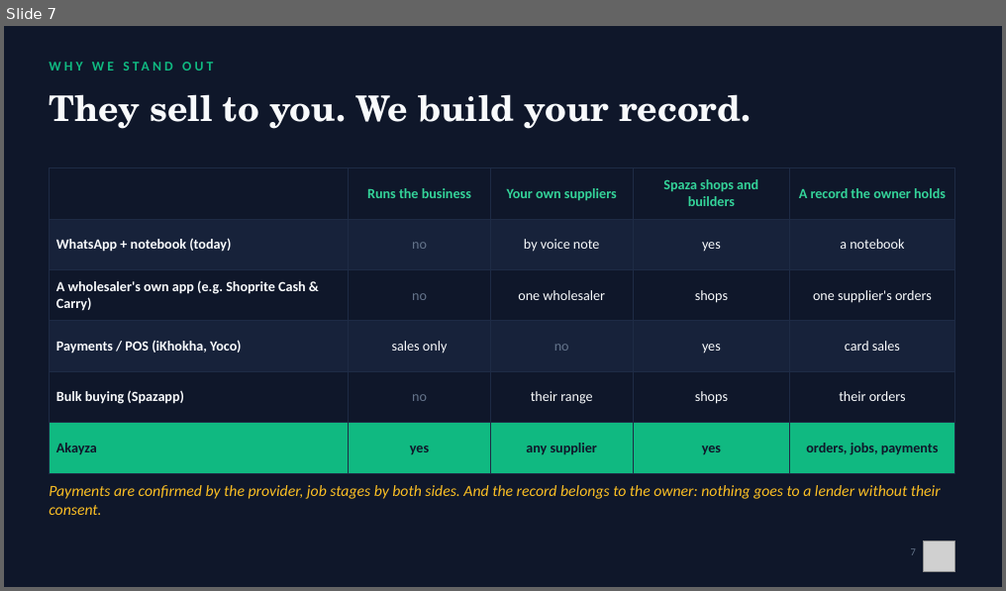
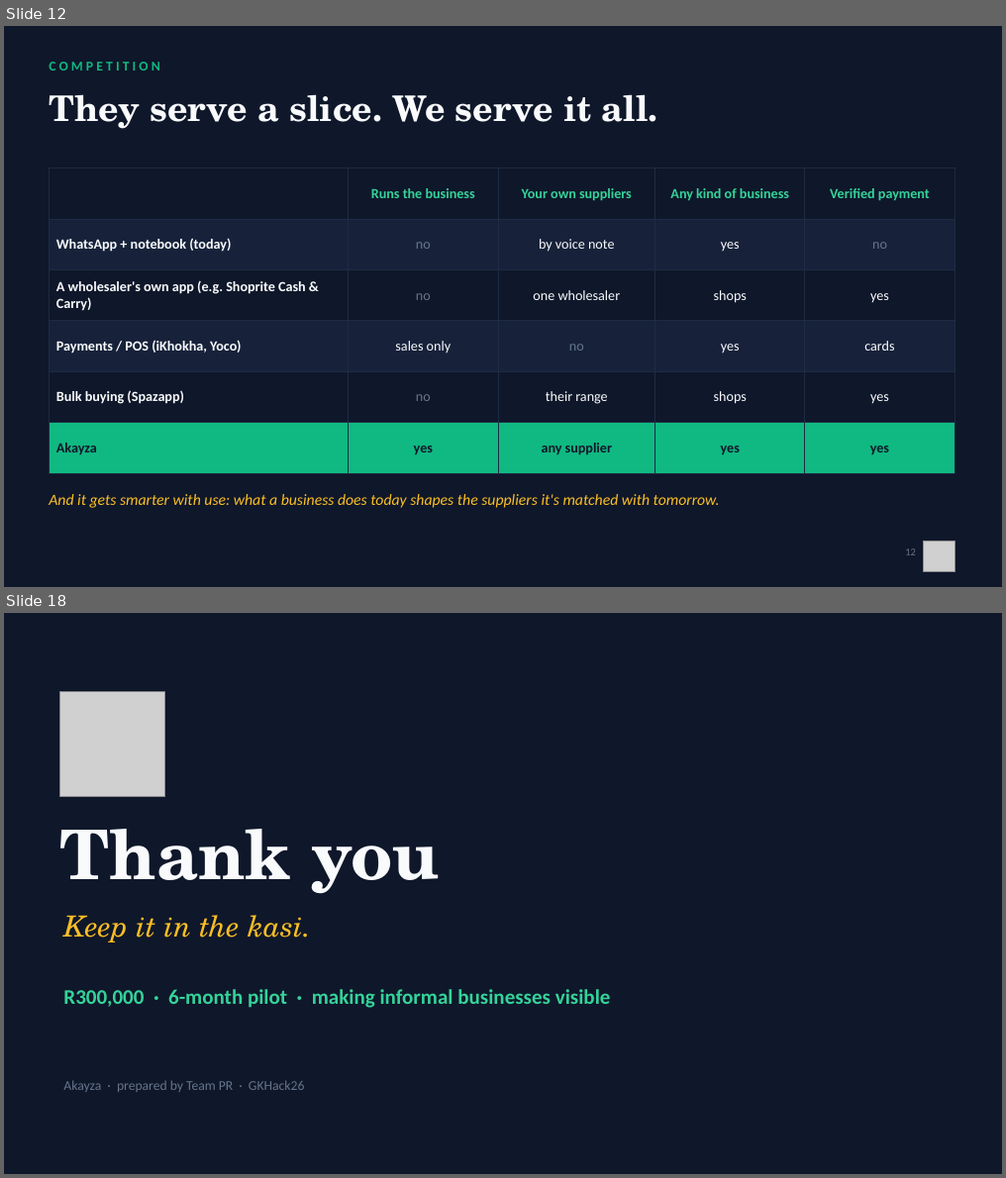
Before and after one commit to Mandla78/KasiFlow, a slide deck: docs/submission/05_final_submission/Akayza_Pitch_TeamPR.pptx. Shown one above the other, each under a label of ours: slide 7 before the commit, slides 12 and 18 after it; the slides between them are not shown. The pictures are 1006x591 and 1006x1178 pixels, drawn with LibreOffice and Linux fonts; fonts in the diff are those of the drawing; grey boxes stand for pictures. Boxes give left, top, right and bottom in pixels: in the first picture for what was removed or moved away, otherwise in the second. Text is boxed around its words. In the diff, an @@ line names an element or a change of style, - is before the commit and + after.

```diff
--- a/docs/submission/05_final_submission/Akayza_Pitch_TeamPR.pptx
+++ b/docs/submission/05_final_submission/Akayza_Pitch_TeamPR.pptx
@@ slide 18 added at [4, 613, 1002, 1174], background #0F172A @@
@@ picture added at [60, 691, 165, 796] @@
@@ text added at [60, 829, 440, 894], 66 pt, text #F8FAFC, bold @@
+Thank you
@@ text added at [63, 915, 311, 943], 28 pt, text #FBBF24, italic @@
+Keep it in the kasi.
@@ text added at [63, 989, 611, 1008], 20 pt, text #34D399, bold @@
+R300,000 · 6-month pilot · making informal businesses visible
@@ text added at [63, 1080, 304, 1092], 13 pt, text #64748B @@
+Akayza · prepared by Team PR · GKHack26
@@ what was slide 7 is now slide 12 @@
@@ slide 12 changed as well @@
@@ text at [49, 62, 159, 71]: text changed @@
-WHY WE STAND OUT
+COMPETITION
@@ text at [49, 94, 658, 129]: text changed @@
-They sell to you. We build your record.
+They serve a slice. We serve it all.
@@ table at [49, 169, 954, 459] @@
-row 1, column 4: Spaza shops and builders
+row 1, column 4: Any kind of business
-row 1, column 5: A record the owner holds
+row 1, column 5: Verified payment
-row 2, column 5: a notebook
+row 2, column 5: no
-row 3, column 5: one supplier's orders
+row 3, column 5: yes
-row 4, column 5: card sales
+row 4, column 5: cards
-row 5, column 5: their orders
+row 5, column 5: yes
-row 6, column 5: orders, jobs, payments
+row 6, column 5: yes
@@ text at [49, 494, 720, 508]: text changed @@
-Payments are confirmed by the provider, job stages by both sides. And the record belongs to the owner: nothing goes to a lender without their consent.
+And it gets smarter with use: what a business does today shapes the suppliers it's matched with tomorrow.
@@ text at [905, 549, 916, 556]: text changed @@
-7
+12
```
Also in this commit, not shown: 3 other slides changed, 16 other slides added, 6 slides removed, 14 other files.
